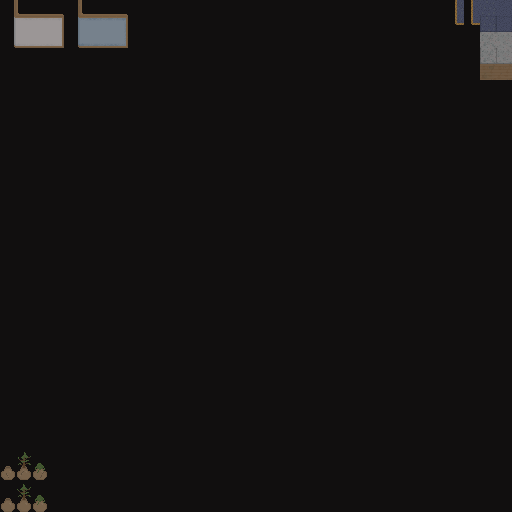
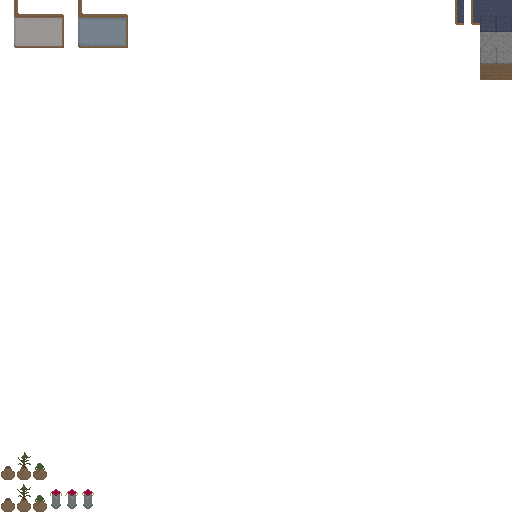
Comparing the layer stacks of the two 512×512 images. Changes:
added layer "Layer 29" in group "Ground Items" over [50, 489, 93, 509]
added layer "Layer 28" in group "Ground Items" over [65, 489, 94, 509]
added layer "Layer 27" in group "Ground Items" over [67, 489, 77, 509]
painted on "Layer 24" over [1, 452, 47, 480]
removed layer "Layer 23 copy" from group "Ground Items" over [1, 452, 47, 480]
hid "Layer 0" over [0, 0, 512, 512]
